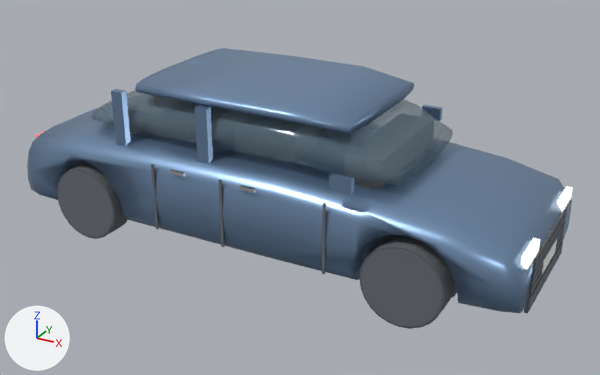
Two versions of the glTF model ClientWeb/src/assets/models/vehicles/sedan.glb, one commit apart.
One viewpoint serves both versions: a 50 mm lens placed at (0.332, -0.576, 0.336), pointed at (0.016, -0.002, 0.049). The lights are fixed; the arrows at lower left show +X, +Y and +Z. The first picture is the older version.

The first picture shows 'VehicleSedan'.
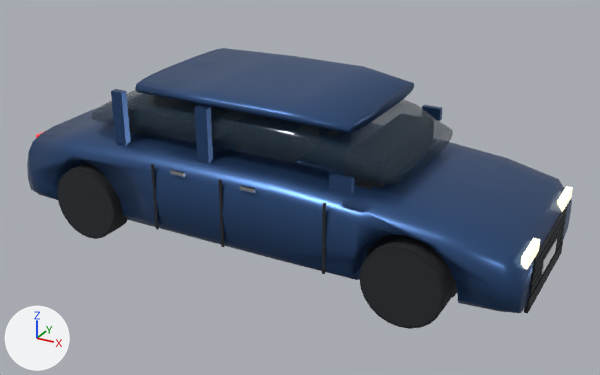
What differs and where, as boxes [x1, y1, x2, y2] in the pictures (600 x 375 px):
'VehicleSedan', recoloured
    both: [27, 48, 572, 329]

The change in detail:
Material 'Paint' (mat_paint) changes colour from blue #83a0c2 to blue #3a5a8a; in linear values from (0.227, 0.353, 0.541) to (0.0423, 0.102, 0.254).
Material 'Glass' (mat_glass) changes colour from blue #738c9d to dark blue #2c4356; in linear values from (0.173, 0.263, 0.337) to (0.0252, 0.0561, 0.0931).
Material 'PaintDark' (mat_paintdark) changes colour from blue #83a0c2 to blue #3a5a8a; in linear values from (0.227, 0.353, 0.541) to (0.0423, 0.102, 0.254).
Material 'VehicleDark' (mat_vehicledark) changes colour from grey #666c73 to black #22262c; in linear values from (0.133, 0.149, 0.173) to (0.016, 0.0194, 0.0252).
Material 'Tire' (mat_tire) changes colour from dark grey #5d6066 to black #1c1e22; in linear values from (0.11, 0.118, 0.133) to (0.0116, 0.013, 0.016).
